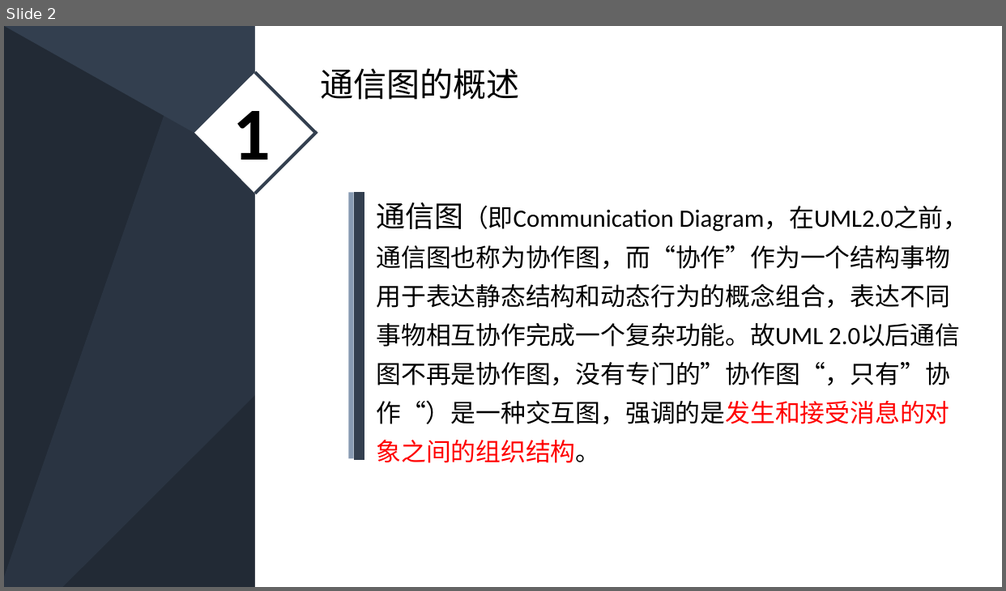
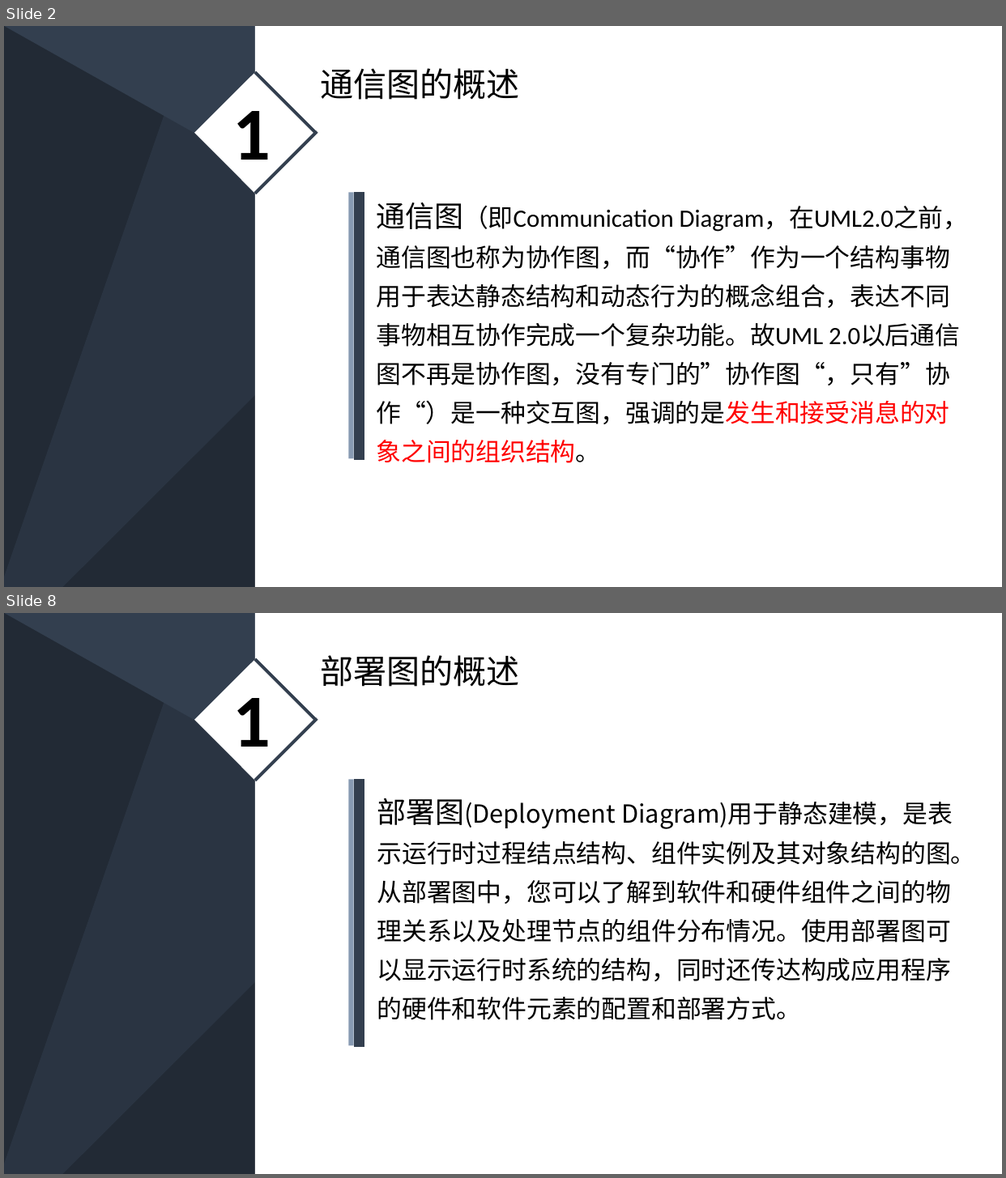
Before and after one commit to PRD2018-G03/PRD2018-G03-SoftwareEngineeringProject, a slide deck: 非受控文档/2_叶柏成/PPT/深蓝低调稳重商务PPT模板.pptx. Shown one above the other, each under a label of ours: slide 2 before the commit, slides 2 and 8 after it; the slides between them are not shown. The pictures are 1006x591 and 1006x1178 pixels, drawn with LibreOffice and Linux fonts; fonts in the diff are those of the drawing. Boxes give left, top, right and bottom in pixels: in the first picture for what was removed or moved away, otherwise in the second. Text is boxed around its words. In the diff, an @@ line names an element or a change of style, - is before the commit and + after.

```diff
--- a/非受控文档/2_叶柏成/PPT/深蓝低调稳重商务PPT模板.pptx
+++ b/非受控文档/2_叶柏成/PPT/深蓝低调稳重商务PPT模板.pptx
@@ slide 8 added at bbox=[4, 613, 1002, 1174], background #333F50; not listed: 3 template elements that a slide beside it also shows @@
@@ rectangle added at bbox=[255, 613, 1002, 1174], fill #FFFFFF @@
@@ rectangle added at bbox=[194, 659, 316, 781], fill #FFFFFF @@
@@ line added from (255, 659) to (315, 720), #333F50 3 pt @@
@@ text added at bbox=[320, 655, 519, 687], 32 pt, text #000000 @@
+部署图的概述
@@ text added at bbox=[233, 698, 271, 765], 72 pt, text #000000, bold @@
+1
@@ line added from (317, 718) to (255, 781), #333F50 3 pt @@
@@ line added from (351, 779) to (351, 1046), #8497B0 5 pt @@
@@ line added from (359, 779) to (359, 1047), #333F50 10 pt @@
@@ text added at bbox=[377, 798, 976, 1020], 24 pt, text #000000 @@
+部署图(Deployment Diagram)用于静态建模，是表示运行时过程结点结构、组件实例及其对象结构的图。从部署图中，您可以了解到软件和硬件组件之间的物理关系以及处理节点的组件分布情况。使用部署图可以显示运行时系统的结构，同时还传达构成应用程序的硬件和软件元素的配置和部署方式。
```
Also in this commit, not shown: 3 slides changed, 5 other slides added, 7 slides removed.
